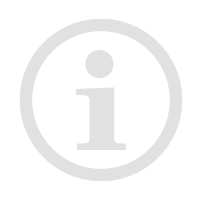
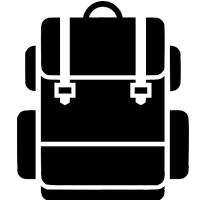
Revision of a layered w=200, h=200 image; what changed, layer by layer:
added layer "img_565766.png" above "kisspng-skill-royalty-free-clip-art-skills-icon-5b201776304778.9873904515288298…" over [17,1,189,200]
hid "Eingefügte Ebene #4" over [19,18,183,182]
showed "Eingefügte Ebene", painted on it over [17,1,189,200]
